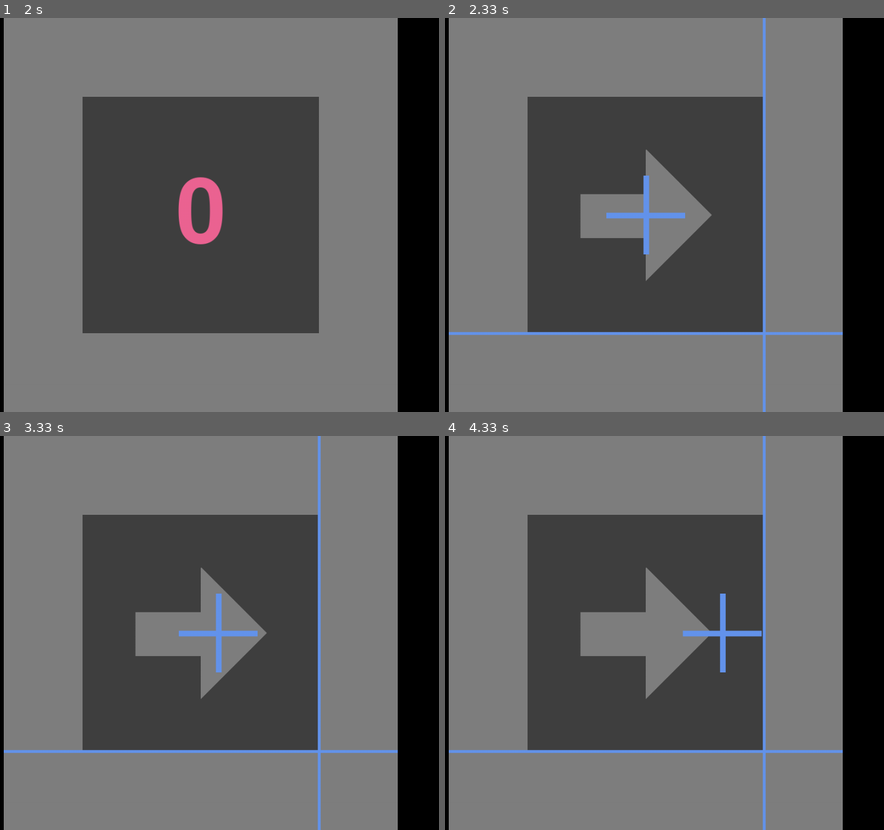
Above: before the commit, frames 1-4 (two rows, left to right).
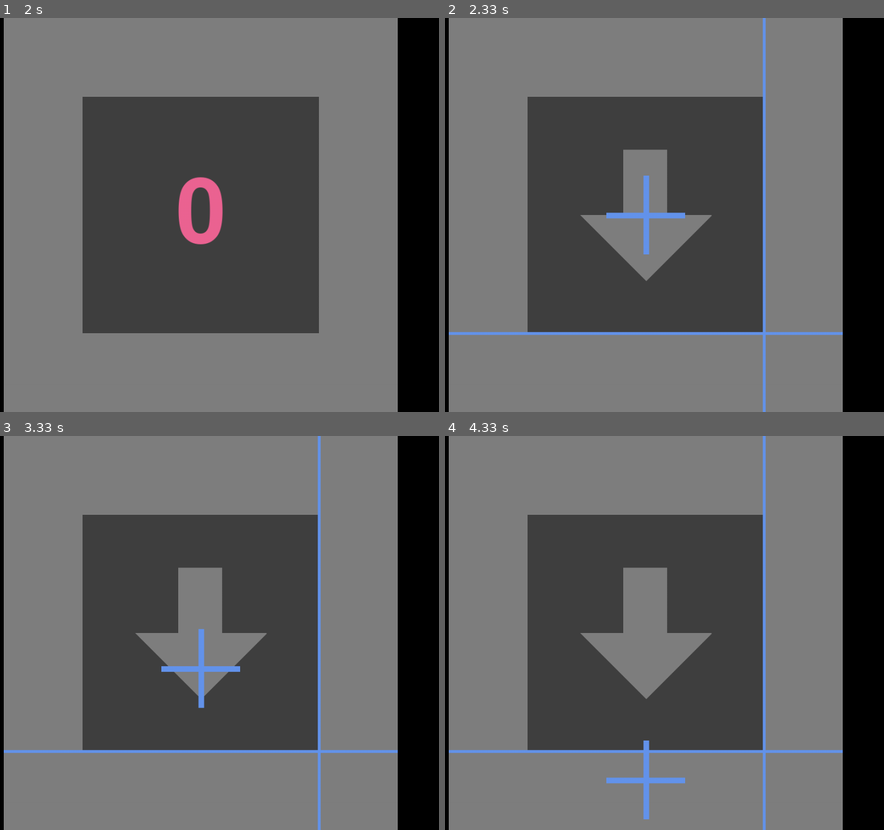
Above: after the commit, the same moments.

Repository: venthur/pyff
Game: pygame game, started from src/Feedbacks/FeedbackCursorArrow/FeedbackCursorArrow.py
Same seed, same stepped clock (60 frames per second), same inputs: the game is played once before the commit and once after it. The source is Python 2; it was converted automatically to run under Python 3.
Inputs:
- Up to frame 1 (2 s): no input
- Up to frame 2 (2.33 s): no input
- Up to frame 3 (3.33 s): no input
- Up to frame 4 (4.33 s): no input

Frame 1 is identical in both runs. In frame 2, 2.4% of the frame differs, in the area x 30-61%, y 33-67%; in frame 3, 3.3%; in frame 4, 3.6%, in the area x 30-73%, y 33-98%.

Commit message:
few changes in FeedbackCursorArrow.py
git-svn-id: https://pyff.googlecode.com/svn/trunk@157 50cd3e91-b052-0410-92d0-9544d30d4854

Diff:
--- a/src/Feedbacks/FeedbackCursorArrow/FeedbackCursorArrow.py
+++ b/src/Feedbacks/FeedbackCursorArrow/FeedbackCursorArrow.py
@@ -86,11 +86,11 @@
         self.logger.debug("on_init")
         self.send_parallel(self.INIT_FEEDBACK)
 
-        self.durationUntilBorder = 2000
-        self.durationPerTrial = 10000
+        self.durationUntilBorder = 1000
+        self.durationPerTrial = 4000
         self.durationIndicateGoal = 1000
-        self.trials = 5
-        self.pauseAfter = 5
+        self.trials = 20
+        self.pauseAfter = 4
         self.pauseDuration = 9000
         self.availableDirections =  ['right', 'foot']
         self.FPS =  50
@@ -188,16 +188,16 @@
         """
         if self.pause:
             self.pause_tick()
+        elif self.hit or self.miss:
+            self.hit_miss_tick()
         elif self.gameover:
             self.gameover_tick()
         elif self.countdown:
             self.countdown_tick()
+        elif self.shortPause:
+            self.short_pause_tick()
         elif self.indicateGoal:
             self.indicate_goal_tick()
-        elif self.hit or self.miss:
-            self.hit_miss_tick()
-        elif self.shortPause:
-            self.short_pause_tick()
         else:
             self.trial_tick()
 
@@ -229,7 +229,7 @@
             self.check_for_hit_miss(); return
 
         # Calculate motion of cursor
-        self.f = (self.targetDirection-0.5)*2 * self.ran   #TODO: remove HACK
+        self.f = (self.targetDirection-0.5)*2   #TODO: remove HACK
 
         if not self.dampedMovement:
             self.pos = (self.f * self.trialElapsed * self.size * 0.5) / self.durationPerTrial
@@ -262,10 +262,12 @@
         Indicate goal before start of trial (i.e. before position control).
         """
         if self.indicateGoalElapsed==0:
-            self.targetDirection = random.randint(0,1)
-            self.ran = (random.randint(0,1)-0.5)*2
+            self.targetDirection = self.targetDirections[self.completedTrials % self.pauseAfter]
             self.myarrow = pygame.transform.rotate(self.arrow, self.directions[self.availableDirections[self.targetDirection]])
             self.myarrowRect = self.myarrow.get_rect(center=self.screen.get_rect().center)
+            self.cursorRect.center = self.screen.get_rect().center
+            self.reset_punchline_color()
+
             if self.targetDirection==0:
                 self.send_parallel(self.TARGET_LEFT)
             else:
@@ -319,6 +321,11 @@
             self.countdown = False
             self.indicateGoal = True
             self.countdownElapsed = 0
+            # initialize targets for the upcoming trial block randomly (equal 'left' and 'right' trials)
+            self.targetDirections = [1] * int(self.pauseAfter)
+            self.targetDirections[0:int(self.pauseAfter / 2)] = [0] * int(self.pauseAfter / 2)
+            random.shuffle(self.targetDirections)
+            print 'targetDirections: ' + str(self.targetDirections)
             return
         t = (self.countdownFrom * 1000 - self.countdownElapsed) / 1000
         self.draw_init()
@@ -346,6 +353,7 @@
             self.hitMissElapsed = 0
             self.hit, self.miss, self.reject = False, False, False
             self.showsHitMiss = False
+            self.indicateGoal = True
             return
         if self.showsHitMiss:
             return
